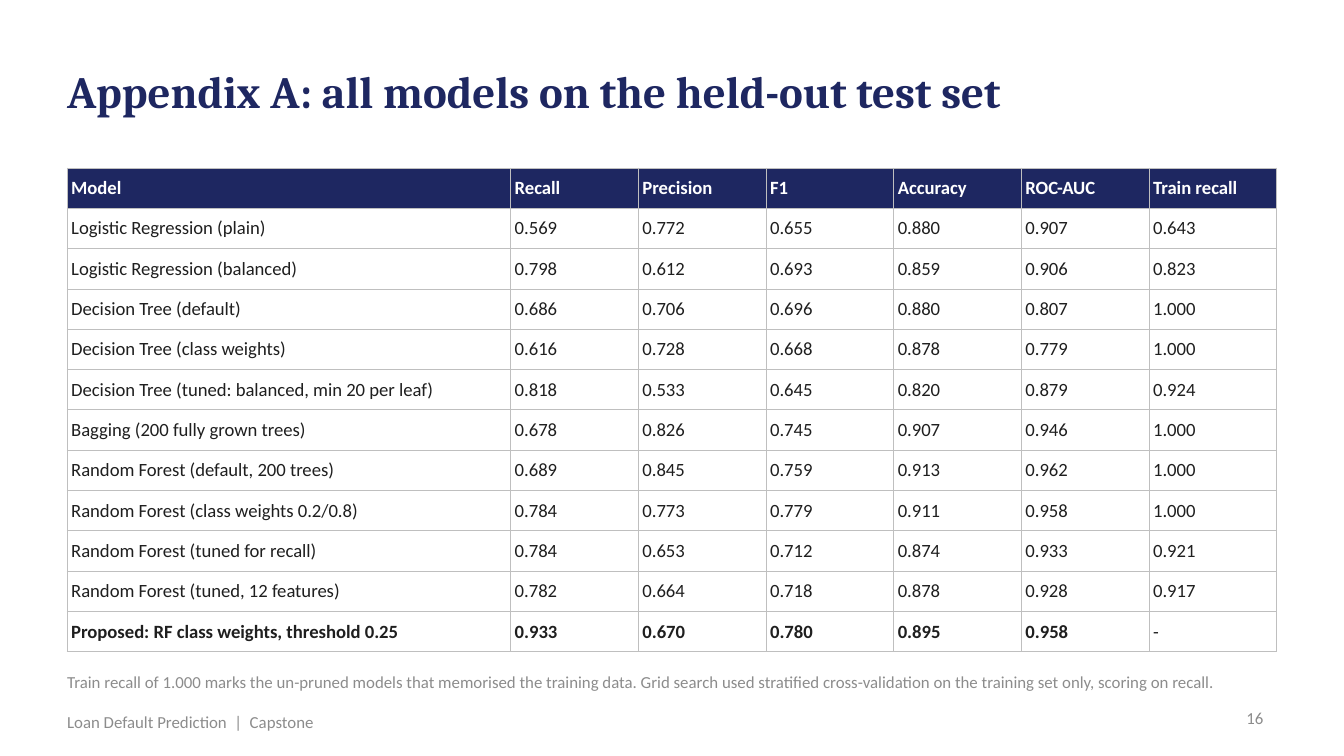
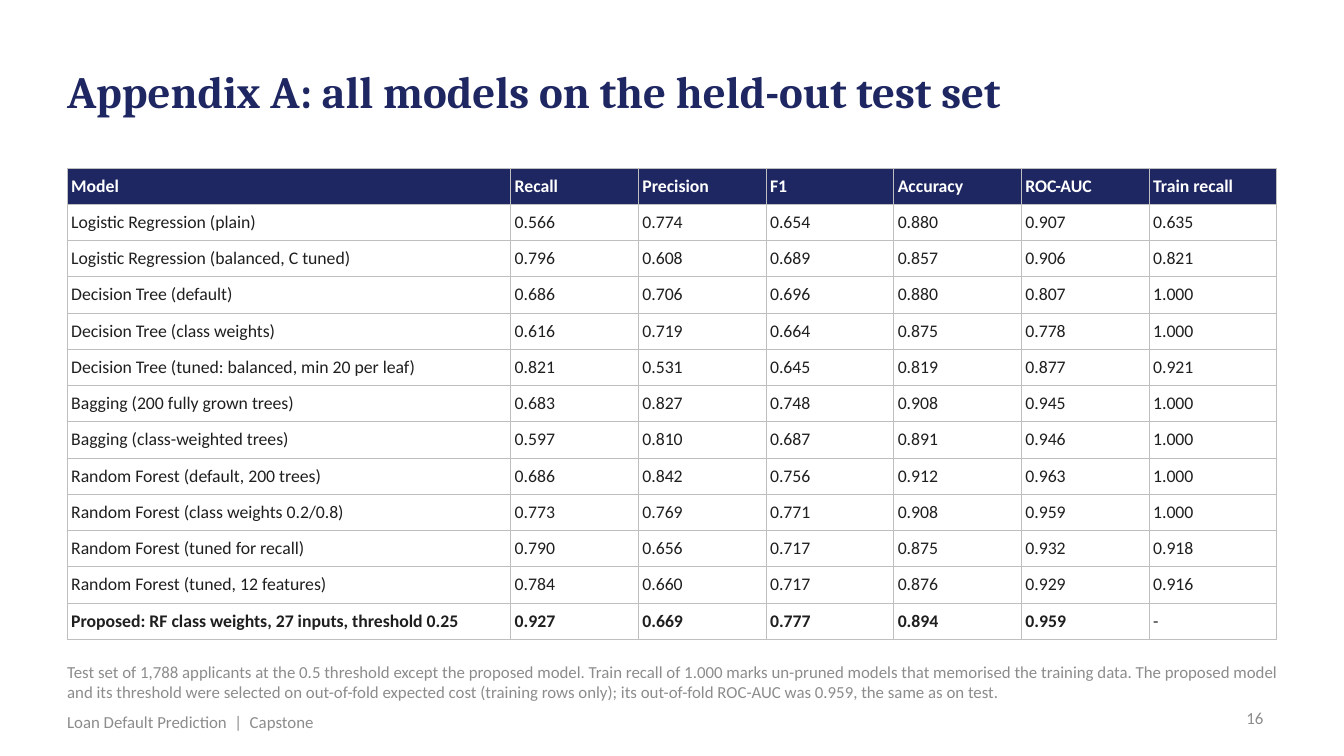
Before and after one commit to shubham1891/Personal-code, a slide deck: slide 16 of presentation/Loan_Default_Prediction_Presentation.pptx. Drawn at 1344x756 pixels with LibreOffice and Linux fonts; fonts in the diff are those of the drawing. Boxes give left, top, right and bottom in pixels: in the first picture for what was removed or moved away, otherwise in the second. Text is boxed around its words. In the diff, an @@ line names an element or a change of style, - is before the commit and + after.

```diff
--- a/presentation/Loan_Default_Prediction_Presentation.pptx
+++ b/presentation/Loan_Default_Prediction_Presentation.pptx
@@ table at <box>67,168,1277,634</box> @@
-row 2: Logistic Regression (plain) | 0.569 | 0.772 | 0.655 | 0.880 | 0.907 | 0.643
+row 2: Logistic Regression (plain) | 0.566 | 0.774 | 0.654 | 0.880 | 0.907 | 0.635
-row 3: Logistic Regression (balanced) | 0.798 | 0.612 | 0.693 | 0.859 | 0.906 | 0.823
+row 3: Logistic Regression (balanced, C tuned) | 0.796 | 0.608 | 0.689 | 0.857 | 0.906 | 0.821
-row 5: Decision Tree (class weights) | 0.616 | 0.728 | 0.668 | 0.878 | 0.779 | 1.000
-row 6: Decision Tree (tuned: balanced, min 20 per leaf) | 0.818 | 0.533 | 0.645 | 0.820 | 0.879 | 0.924
-row 7: Bagging (200 fully grown trees) | 0.678 | 0.826 | 0.745 | 0.907 | 0.946 | 1.000
-row 8: Random Forest (default, 200 trees) | 0.689 | 0.845 | 0.759 | 0.913 | 0.962 | 1.000
-row 9: Random Forest (class weights 0.2/0.8) | 0.784 | 0.773 | 0.779 | 0.911 | 0.958 | 1.000
-row 10: Random Forest (tuned for recall) | 0.784 | 0.653 | 0.712 | 0.874 | 0.933 | 0.921
-row 11: Random Forest (tuned, 12 features) | 0.782 | 0.664 | 0.718 | 0.878 | 0.928 | 0.917
-row 12: Proposed: RF class weights, threshold 0.25 | 0.933 | 0.670 | 0.780 | 0.895 | 0.958 | -
+row 5: Decision Tree (class weights) | 0.616 | 0.719 | 0.664 | 0.875 | 0.778 | 1.000
+row 6: Decision Tree (tuned: balanced, min 20 per leaf) | 0.821 | 0.531 | 0.645 | 0.819 | 0.877 | 0.921
+row 7: Bagging (200 fully grown trees) | 0.683 | 0.827 | 0.748 | 0.908 | 0.945 | 1.000
+row 8: Bagging (class-weighted trees) | 0.597 | 0.810 | 0.687 | 0.891 | 0.946 | 1.000
+row 9: Random Forest (default, 200 trees) | 0.686 | 0.842 | 0.756 | 0.912 | 0.963 | 1.000
+row 10: Random Forest (class weights 0.2/0.8) | 0.773 | 0.769 | 0.771 | 0.908 | 0.959 | 1.000
+row 11: Random Forest (tuned for recall) | 0.790 | 0.656 | 0.717 | 0.875 | 0.932 | 0.918
+row 12: Random Forest (tuned, 12 features) | 0.784 | 0.660 | 0.717 | 0.876 | 0.929 | 0.916
+row 13: Proposed: RF class weights, 27 inputs, threshold 0.25 | 0.927 | 0.669 | 0.777 | 0.894 | 0.959 | -
@@ text at <box>67,666,1276,701</box>: text changed @@
-Train recall of 1.000 marks the un-pruned models that memorised the training data. Grid search used stratified cross-validation on the training set only, scoring on recall.
+Test set of 1,788 applicants at the 0.5 threshold except the proposed model. Train recall of 1.000 marks un-pruned models that memorised the training data. The proposed model and its threshold were selected on out-of-fold expected cost (training rows only); its out-of-fold ROC-AUC was 0.959, the same as on test.
```
Also in this commit, not shown: 13 other slides changed, 20 other files.
